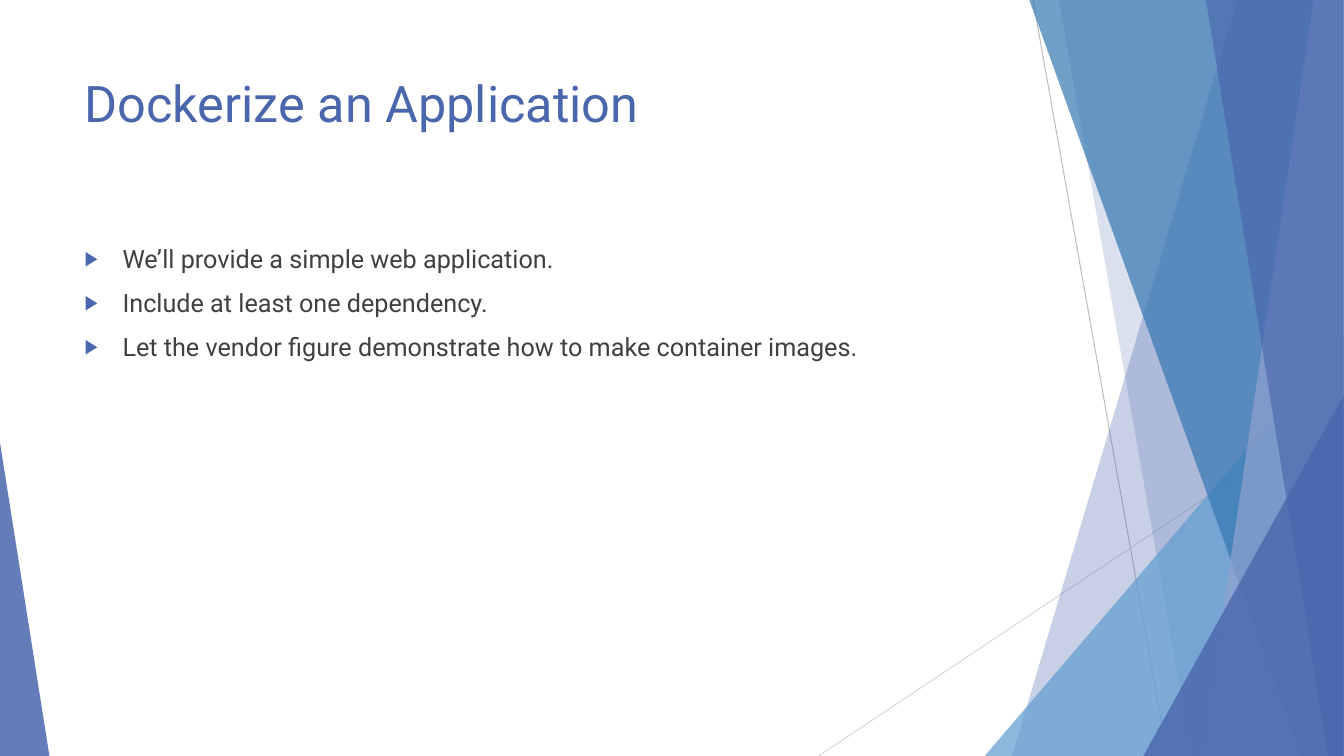
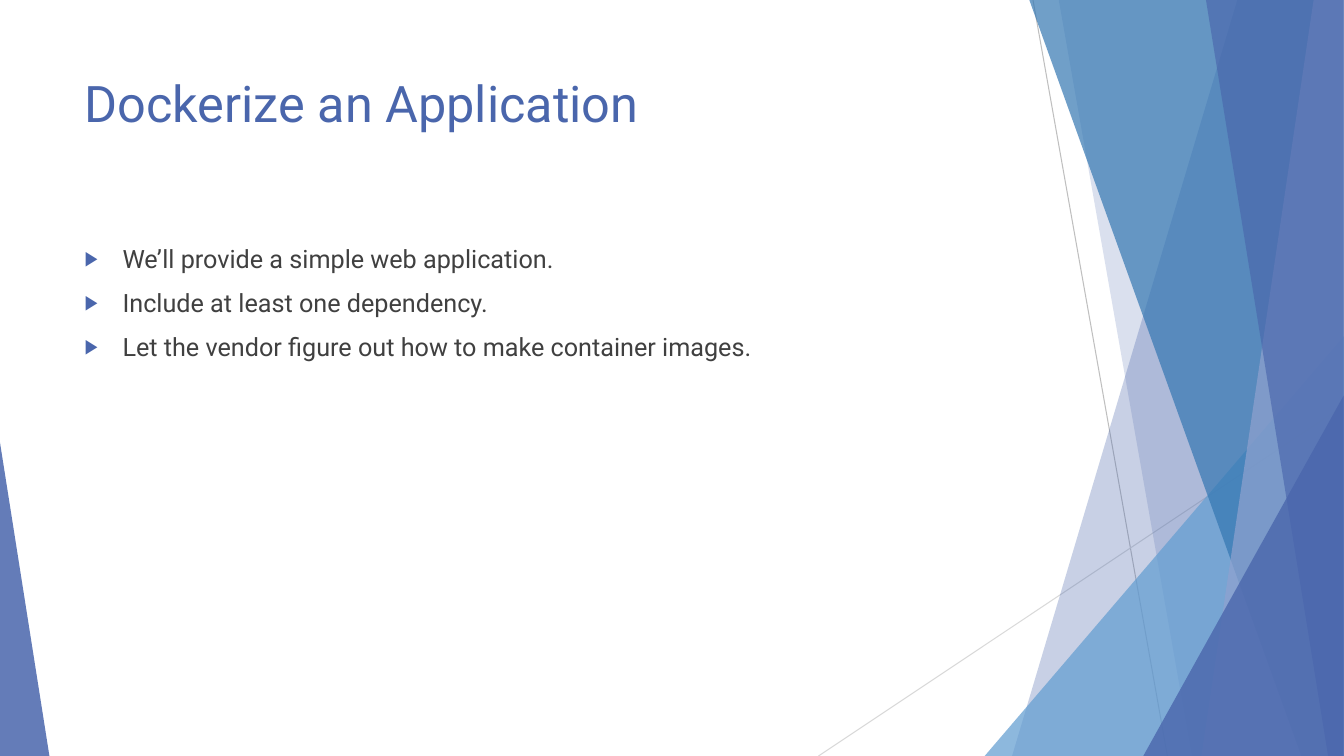
Before and after one commit to EnterpriseProductsLP/docker-straw-man, a slide deck: slide 7 of Docker Proofs of Concept.pptx. Drawn at 1344x756 pixels with LibreOffice and Linux fonts; fonts in the diff are those of the drawing. Boxes give left, top, right and bottom in pixels: in the first picture for what was removed or moved away, otherwise in the second. Text is boxed around its words. In the diff, an @@ line names an element or a change of style, - is before the commit and + after.

```diff
--- a/Docker Proofs of Concept.pptx
+++ b/Docker Proofs of Concept.pptx
@@ text at (123,337,751,362): text changed @@
-▶ Let the vendor figure demonstrate how to make container images.
+▶ Let the vendor figure out how to make container images.
```
Also in this commit, not shown: 5 other slides changed.
